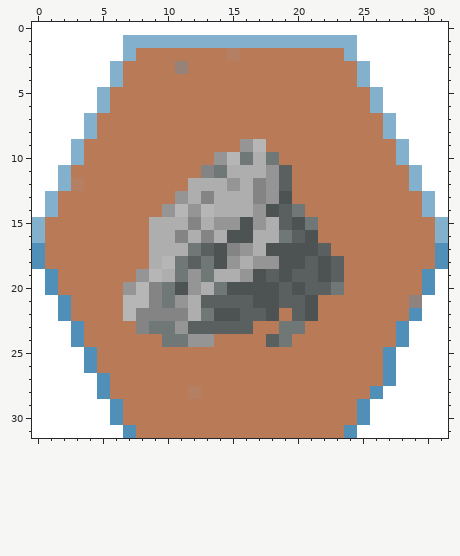
File history of a pixel-art sprite, res/Mountain.png. That is the earlier state.
The file is 32x32 pixels. Colours within 5 levels of each other are drawn and written as one.
New version:
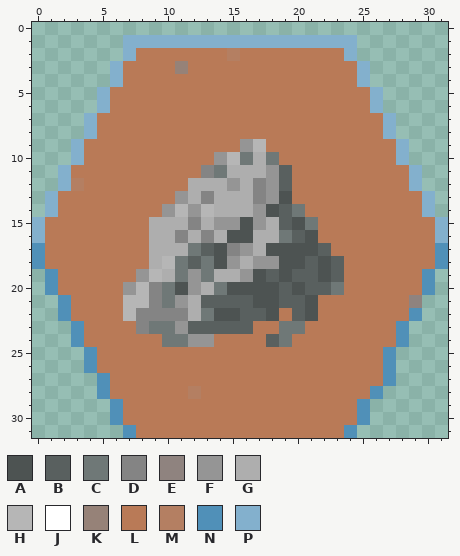
Palette (. is transparent): A #4d5352  B #59605f  C #6f7877  D #848484  E #8f837f  F #959595  G #aeaeae  H #b6b6b6  J #ffffff  K #968278  L #b97a57  M #b47f62  N #5090b8  P #83b0cd
The commit says: jesus christ
Changes in this commit:
y 0: x 0..31 JJJJJJJJJJJJJJJJJJJJJJJJJJJJJJJJ -> ................................
y 1..2: x 0..6 JJJJJJJ -> .......; x 25..31 JJJJJJJ -> .......
y 3..4: x 0..5 JJJJJJ -> ......; x 26..31 JJJJJJ -> ......
y 5..6: x 0..4 JJJJJ -> .....; x 27..31 JJJJJ -> .....
y 7..8: x 0..3 JJJJ -> ....; x 28..31 JJJJ -> ....
y 9..10: x 0..2 JJJ -> ...; x 29..31 JJJ -> ...
y 11..12: x 0..1 JJ -> ..; x 30..31 JJ -> ..
y 13..14: x 0 J -> .; x 31 J -> .
y 19..20: x 0 J -> .; x 31 J -> .
y 21..22: x 0..1 JJ -> ..; x 30..31 JJ -> ..
y 23..24: x 0..2 JJJ -> ...; x 29..31 JJJ -> ...
y 25..26: x 0..3 JJJJ -> ....; x 28..31 JJJJ -> ....
y 27: x 0..4 JJJJJ -> .....; x 28..31 JJJJ -> ....
y 28: x 0..4 JJJJJ -> .....; x 27..31 JJJJJ -> .....
y 29..30: x 0..5 JJJJJJ -> ......; x 26..31 JJJJJJ -> ......
y 31: x 0..6 JJJJJJJ -> .......; x 25..31 JJJJJJJ -> .......
Pixel boxes of the changes (left, top, right, bottom) in both pictures:
erased: (32, 22, 448, 217)
erased: (32, 269, 123, 438)
erased: (357, 269, 448, 438)
